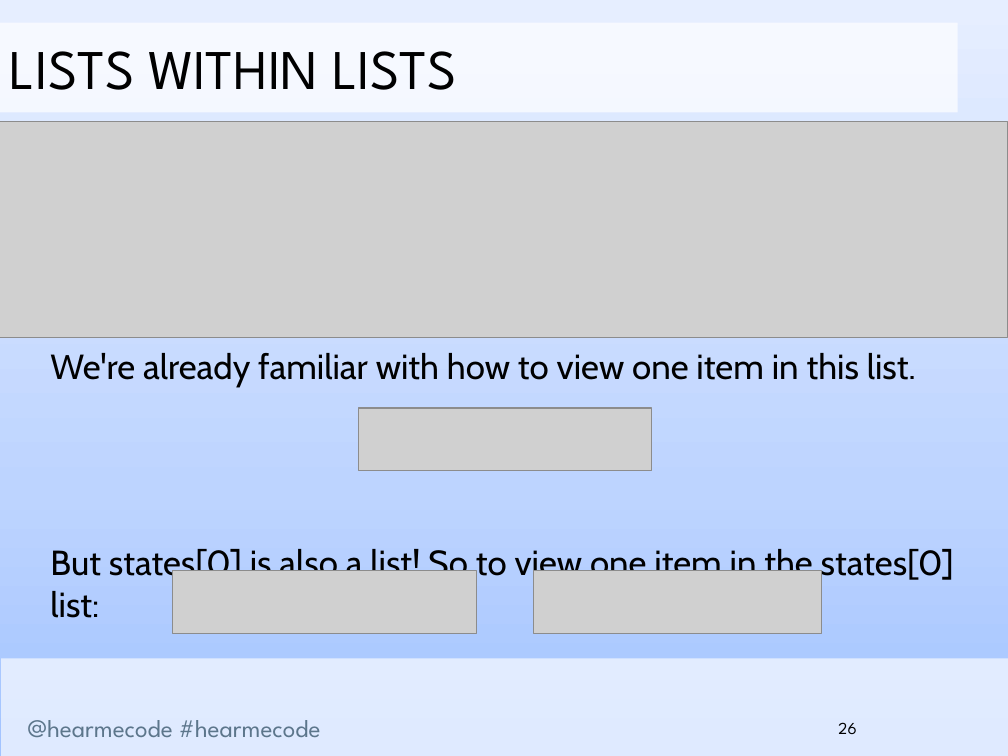
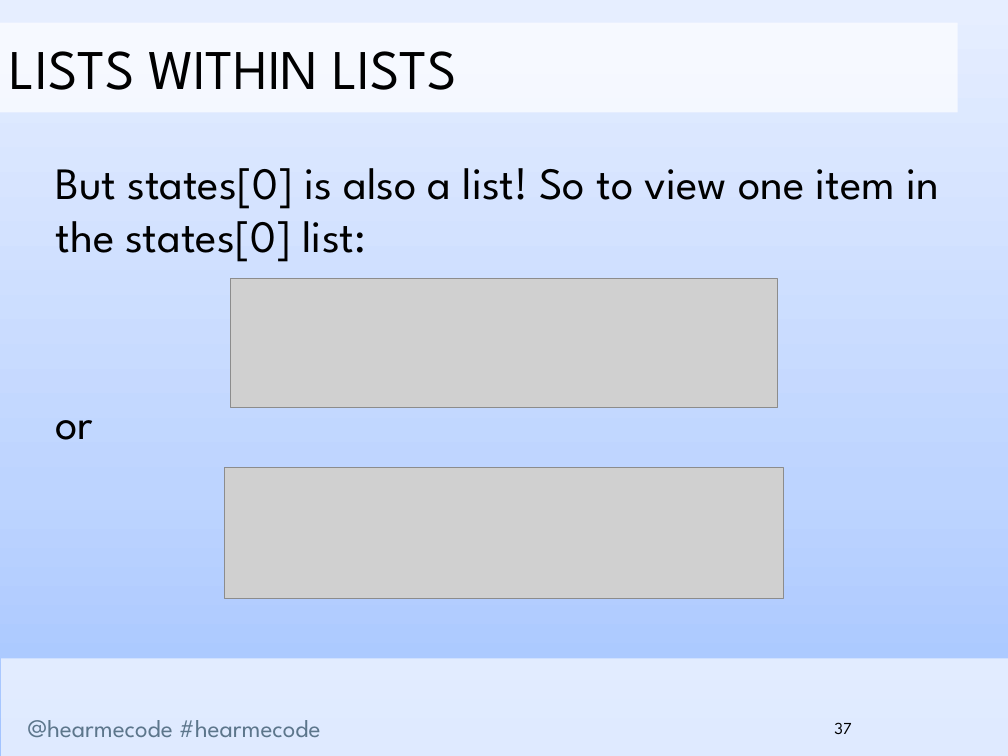
Before and after one commit to hearmecode/slides, a slide deck: slide 37 of Lesson 3/Hear Me Code - File Handling and Dictionaries.pptx (slide 26 before the commit). Drawn at 1008x756 pixels with LibreOffice and Linux fonts; fonts in the diff are those of the drawing; grey boxes stand for pictures; background and template pictures are left out. Boxes give left, top, right and bottom in pixels: in the first picture for what was removed or moved away, otherwise in the second. Text is boxed around its words. In the diff, an @@ line names an element or a change of style, - is before the commit and + after.

```diff
--- a/Lesson 3/Hear Me Code - File Handling and Dictionaries.pptx
+++ b/Lesson 3/Hear Me Code - File Handling and Dictionaries.pptx
@@ picture removed at [0,122,1008,338] @@
@@ text at [55,168,939,262]: size 25 to 32 pt, font Cabin to League Spartan; more space between paragraphs @@
@@ picture added at [230,278,777,407] @@
@@ text at [50,353,916,387]: paragraph removed @@
-We're already familiar with how to view one item in this list.
@@ picture removed at [358,408,651,471] @@
@@ text at [55,420,93,440]: paragraph added @@
+or
@@ picture added at [225,467,783,599] @@
@@ picture removed at [172,571,477,633] @@
@@ picture removed at [533,571,822,633] @@
@@ page number at [834,722,851,734]: text changed @@
-26
+37
```
Also in this commit, not shown: 35 other slides changed, 28 slides added, 6 slides removed, 3 other files.
